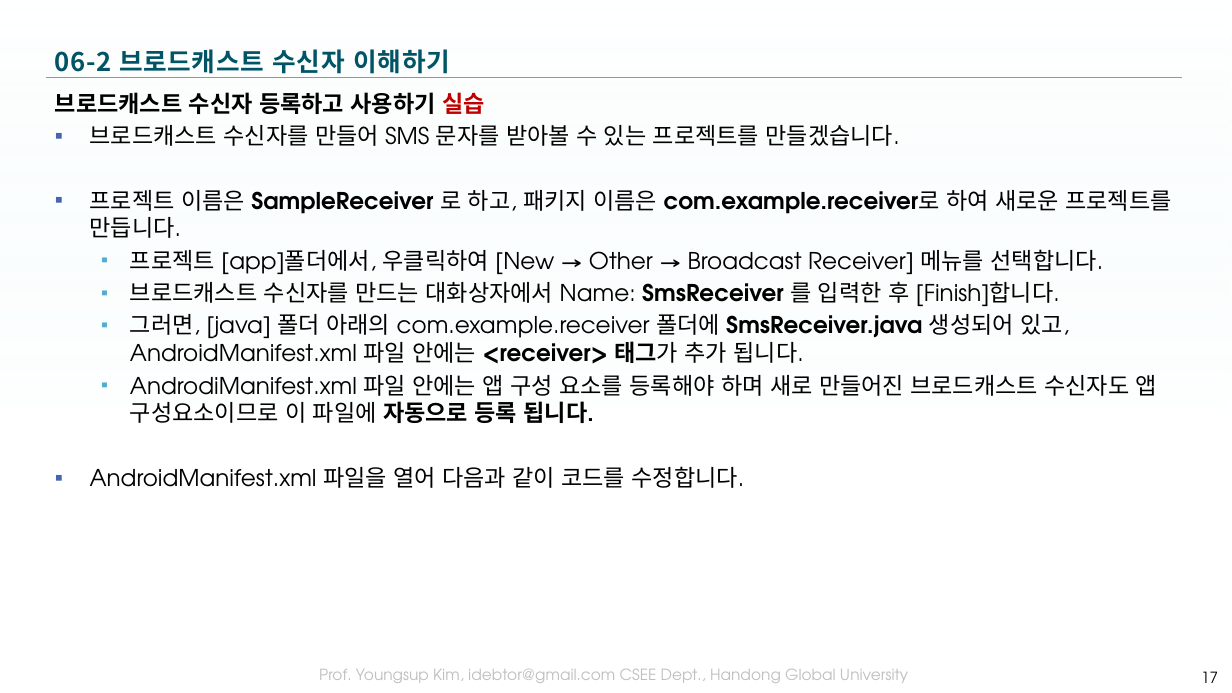
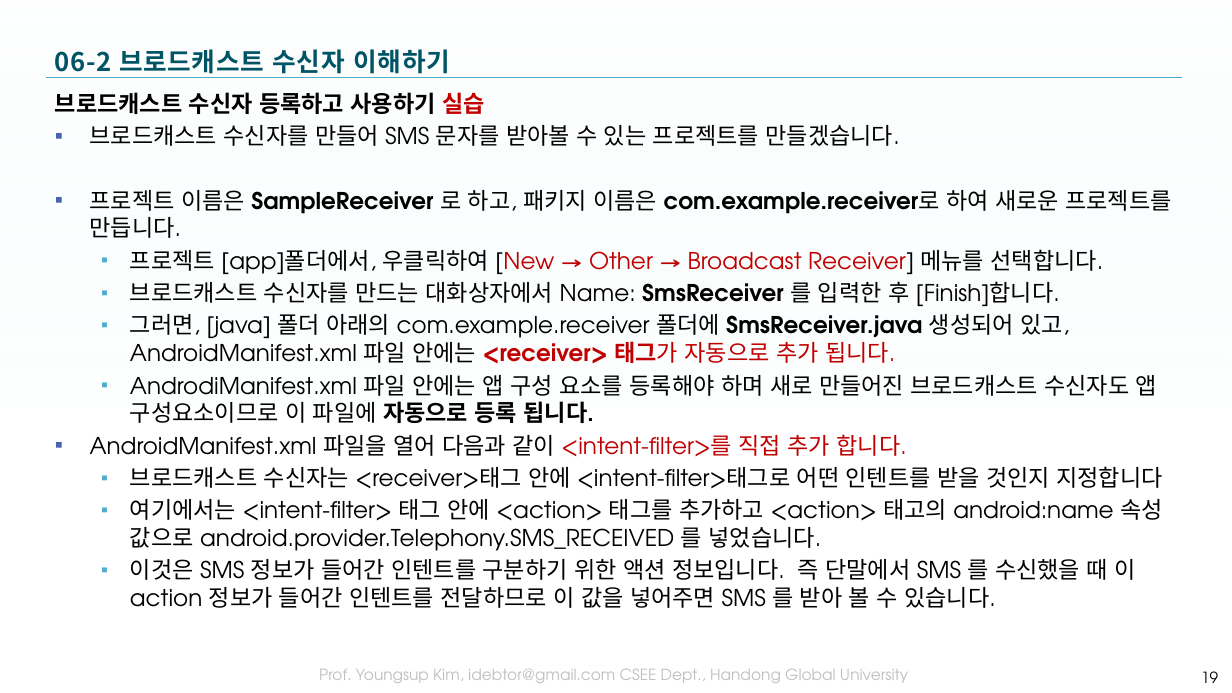
Before and after one commit to tae7841/HuStarAS, a slide deck: slide 19 of ppts/06Service.pptx (slide 17 before the commit). Drawn at 1232x693 pixels with LibreOffice and Linux fonts; fonts in the diff are those of the drawing; background and template pictures are left out. Boxes give left, top, right and bottom in pixels: in the first picture for what was removed or moved away, otherwise in the second. Text is boxed around its words. In the diff, an @@ line names an element or a change of style, - is before the commit and + after.

```diff
--- a/ppts/06Service.pptx
+++ b/ppts/06Service.pptx
@@ text at <box>130,249,1104,274</box>: text colour #000000 to #C00000 in "[New → Other → Broadcast Receiver]" @@
@@ text at <box>130,314,1069,364</box>: text changed @@
-  ▪ 그러면, [java] 폴더 아래의 com.example.receiver 폴더에 SmsReceiver.java 생성되어 있고, AndroidManifest.xml 파일 안에는 <receiver> 태그가 추가 됩니다.
+  ▪ 그러면, [java] 폴더 아래의 com.example.receiver 폴더에 SmsReceiver.java 생성되어 있고, AndroidManifest.xml 파일 안에는 <receiver> 태그가 자동으로 추가 됩니다.
@@ text at <box>90,434,1163,608</box>: text changed @@
-▪ AndroidManifest.xml 파일을 열어 다음과 같이 코드를 수정합니다.
+▪ AndroidManifest.xml 파일을 열어 다음과 같이 <intent-filter>를 직접 추가 합니다.
+  ▪ 브로드캐스트 수신자는 <receiver>태그 안에 <intent-filter>태그로 어떤 인텐트를 받을 것인지 지정합니다
+  ▪ 여기에서는 <intent-filter> 태그 안에 <action> 태그를 추가하고 <action> 태고의 android:name 속성 값으로 android.provider.Telephony.SMS_RECEIVED 를 넣었습니다.
+  ▪ 이것은 SMS 정보가 들어간 인텐트를 구분하기 위한 액션 정보입니다. 즉 단말에서 SMS 를 수신했을 때 이 action 정보가 들어간 인텐트를 전달하므로 이 값을 넣어주면 SMS 를 받아 볼 수 있습니다.
@@ page number at <box>1201,671,1218,683</box>: text changed @@
-17
+19
```
Also in this commit, not shown: 15 other slides changed, 2 slides added.
